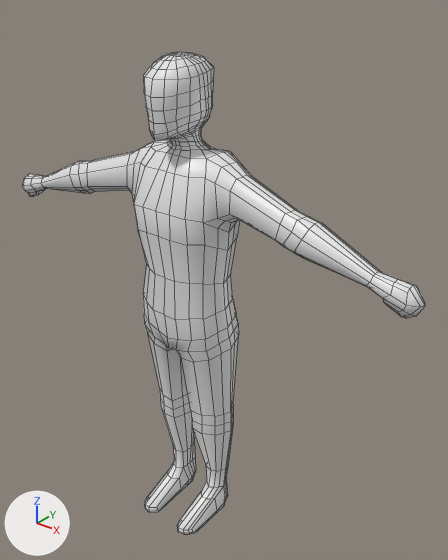
One commit to the Blender file Assets/Blender/playerChar_v3.blend: the scene before it, then after it.
Rendered twice from a 50 mm camera at (2.7, -2.94, 4.0) aimed at (0.17, 0.22, 2.05). Arrows for +X, +Y and +Z are at lower left; the lights stay in place. Mesh edges are drawn as thin lines.
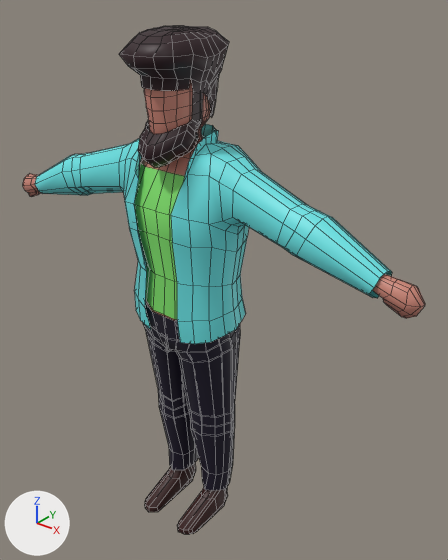
The change, as a diff of the scene's bpy script:
```diff
--- a/Assets/Blender/playerChar_v3.blend.py
+++ b/Assets/Blender/playerChar_v3.blend.py
@@ mat_skinmaterial @@
+mat_skinmaterial = principled_material('SkinMaterial')
+mat_skinmaterial.base_color = (0.604, 0.238, 0.182)  # pink #cc8676
@@ mat_shoesmat @@
+mat_shoesmat = principled_material('ShoesMat')
+mat_shoesmat.base_color = (0.0363, 0.00573, 0.00473)  # dark red #36110f
@@ mat_shirtmat @@
+mat_shirtmat = principled_material('ShirtMat')
+mat_shirtmat.base_color = (0.232, 0.8, 0.161)  # green #84e770
@@ mat_jacketmat @@
+mat_jacketmat = principled_material('JacketMat')
+mat_jacketmat.base_color = (0.149, 0.789, 0.8)  # cyan #6ce6e7
@@ mat_pantsmat @@
+mat_pantsmat = principled_material('PantsMat')
+mat_pantsmat.base_color = (0.00747, 0.0042, 0.0196)  # black #150d26
@@ mat_hairmat @@
+mat_hairmat = principled_material('HairMat')
+mat_hairmat.base_color = (0.0245, 0.00527, 0.0095)  # black #2b1019
@@ me_cube @@
 me_cube.from_pydata(...)  # 508 vertices, 480 faces; spans x 0.0..1.73, y -0.36..0.32, z 0.01..3.6
 # used by ob_cube; location = (0.0, 0.0, 0.0)
+# me_cube part 1: 412 of the faces centred in x 0.01..1.7, y -0.25..0.31, z 0.32..3.6 switch from mat_material (white #e7e7e7) to mat_skinmaterial (pink #cc8676)
+# me_cube part 2: all 12 faces centred in x 0.05..0.27, y -0.26..-0.16, z 2.04..2.78 switch from mat_material (white #e7e7e7) to mat_shirtmat (green #84e770)
+# me_cube part 3: all 56 faces centred in x 0.11..0.28, y -0.35..0.21, z 0.02..0.22 switch from mat_material (white #e7e7e7) to mat_shoesmat (dark red #36110f)
@@ me_cube_003 @@
+me_cube_003.from_pydata(...)  # 157 vertices, 135 faces; spans x 0.0..1.497, y -0.297..0.352, z 1.728..3.149
+me_cube_003.polygons.foreach_set('use_smooth', [True] * 135)
+me_cube_003.materials.append(mat_jacketmat)  # cyan #6ce6e7
@@ me_cube_002 @@
+me_cube_002.from_pydata(...)  # 111 vertices, 96 faces; spans x 0.0..0.38, y -0.25..0.33, z 0.21..1.98
+me_cube_002.polygons.foreach_set('use_smooth', [True] * 96)
+me_cube_002.materials.append(mat_pantsmat)  # black #150d26
@@ me_cube_001 @@
+me_cube_001.from_pydata(...)  # 147 vertices, 120 faces; spans x 0.0..0.261, y -0.352..0.332, z 2.952..3.758
+me_cube_001.polygons.foreach_set('use_smooth', [True] * 120)
+me_cube_001.materials.append(mat_hairmat)  # black #2b1019
@@ ob_body_001 @@
+ob_body_001 = bpy.data.objects.new('Body.001', me_cube_003)
+ob_body_001.location = (0.0, 0.0, 0.0)
+_m = ob_body_001.modifiers.new('Mirror', 'MIRROR')
+_m.use_clip = True
@@ ob_pants @@
+ob_pants = bpy.data.objects.new('Pants', me_cube_002)
+ob_pants.location = (0.0, 0.0, 0.0)
+_m = ob_pants.modifiers.new('Mirror', 'MIRROR')
+_m.use_clip = True
@@ ob_hair @@
+ob_hair = bpy.data.objects.new('HAir', me_cube_001)
+ob_hair.location = (0.0, -0.028, -0.007)
+_m = ob_hair.modifiers.new('Mirror', 'MIRROR')
+_m.use_clip = True
```

Pixel boxes (x1, y1, x2, y2) of what changed, in the pictures (448 x 560 px):
'Body.001', added (cyan)
    after: (35, 124, 392, 344)
'Pants', added
    after: (143, 303, 240, 491)
'HAir', added
    after: (119, 26, 229, 167)
part 1 of me_cube, recoloured
    before: (23, 52, 425, 487)
    after: (23, 79, 425, 321)
part 2 of me_cube, recoloured (white to green)
    both: (134, 163, 185, 319)
part 3 of me_cube, recoloured
    both: (145, 463, 228, 534)
